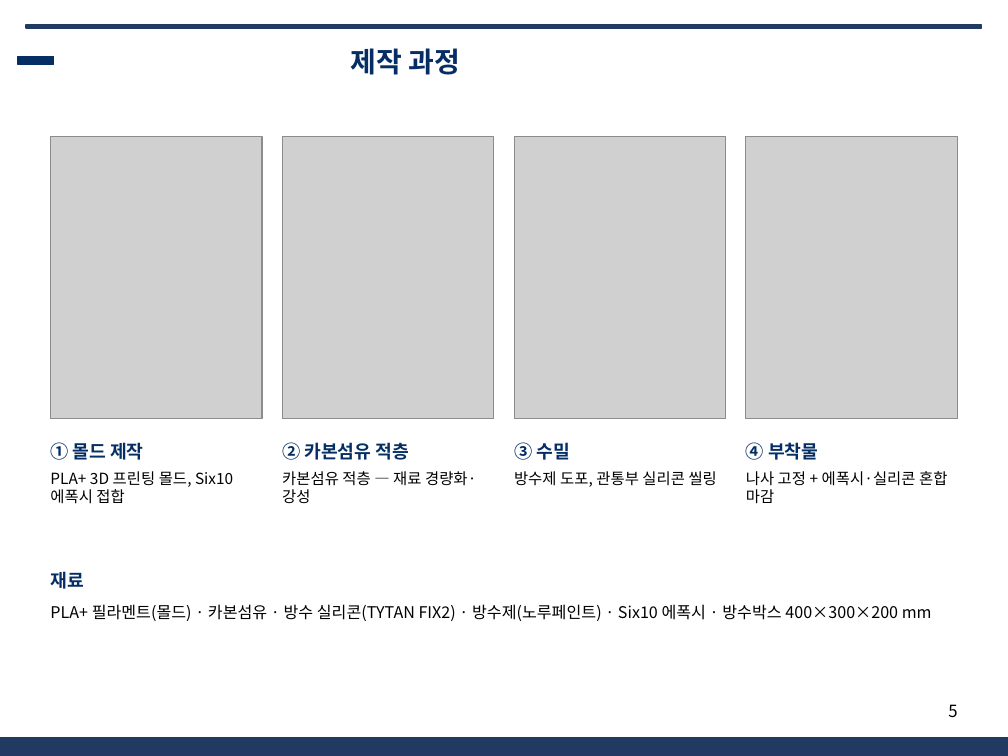
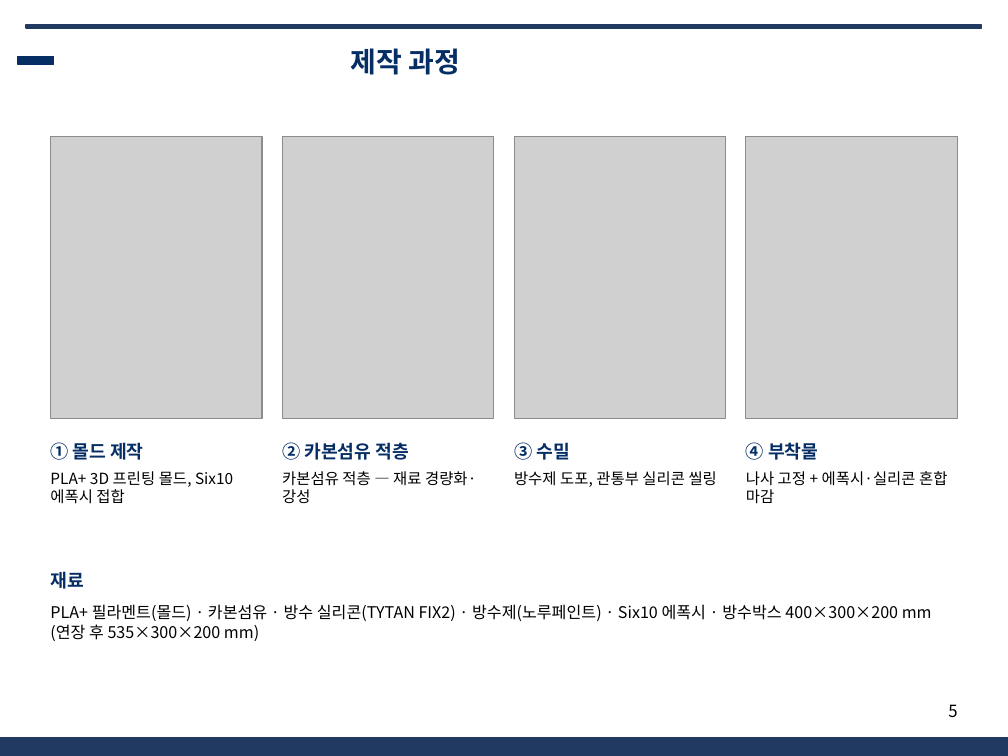
Before and after one commit to unmatsutake377-rgb/ros2_ws, a slide deck: slide 5 of docs/전달용/보고서_분담/발표자료_SSF_B.pptx. Drawn at 1008x756 pixels with LibreOffice and Linux fonts; fonts in the diff are those of the drawing; grey boxes stand for pictures; background and template pictures are left out. Boxes give left, top, right and bottom in pixels: in the first picture for what was removed or moved away, otherwise in the second. Text is boxed around its words. In the diff, an @@ line names an element or a change of style, - is before the commit and + after.

```diff
--- a/docs/전달용/보고서_분담/발표자료_SSF_B.pptx
+++ b/docs/전달용/보고서_분담/발표자료_SSF_B.pptx
@@ text at box(50, 604, 932, 641): text changed @@
-PLA+ 필라멘트(몰드) · 카본섬유 · 방수 실리콘(TYTAN FIX2) · 방수제(노루페인트) · Six10 에폭시 · 방수박스 400×300×200 mm
+PLA+ 필라멘트(몰드) · 카본섬유 · 방수 실리콘(TYTAN FIX2) · 방수제(노루페인트) · Six10 에폭시 · 방수박스 400×300×200 mm (연장 후 535×300×200 mm)
```
Also in this commit, not shown: 1 other slide changed, 7 other files.
